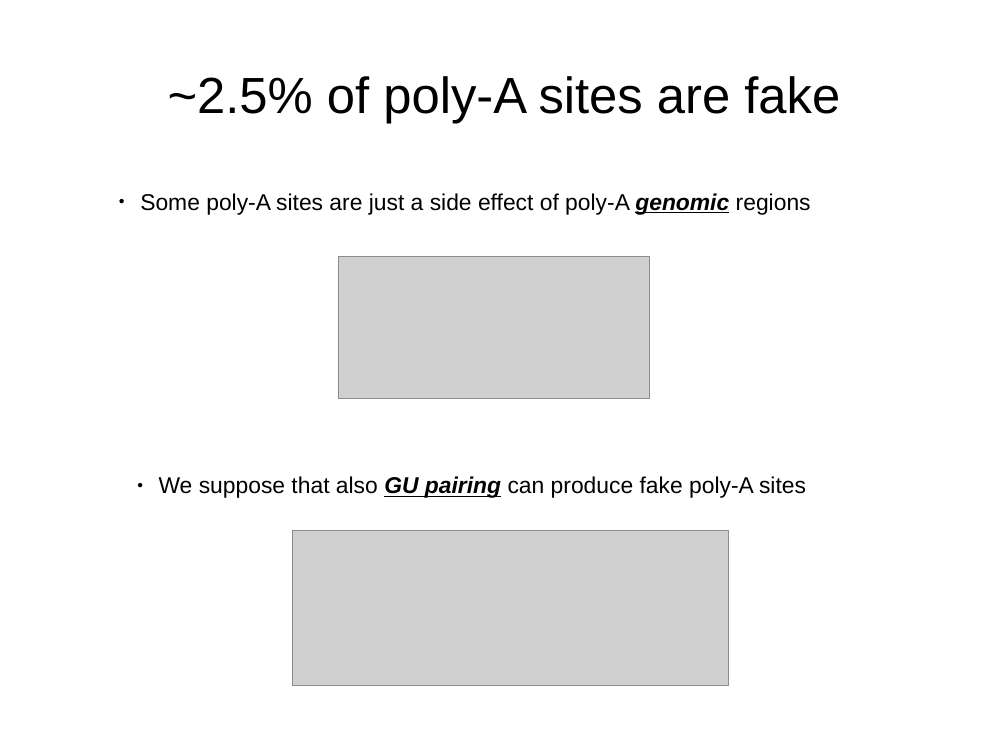
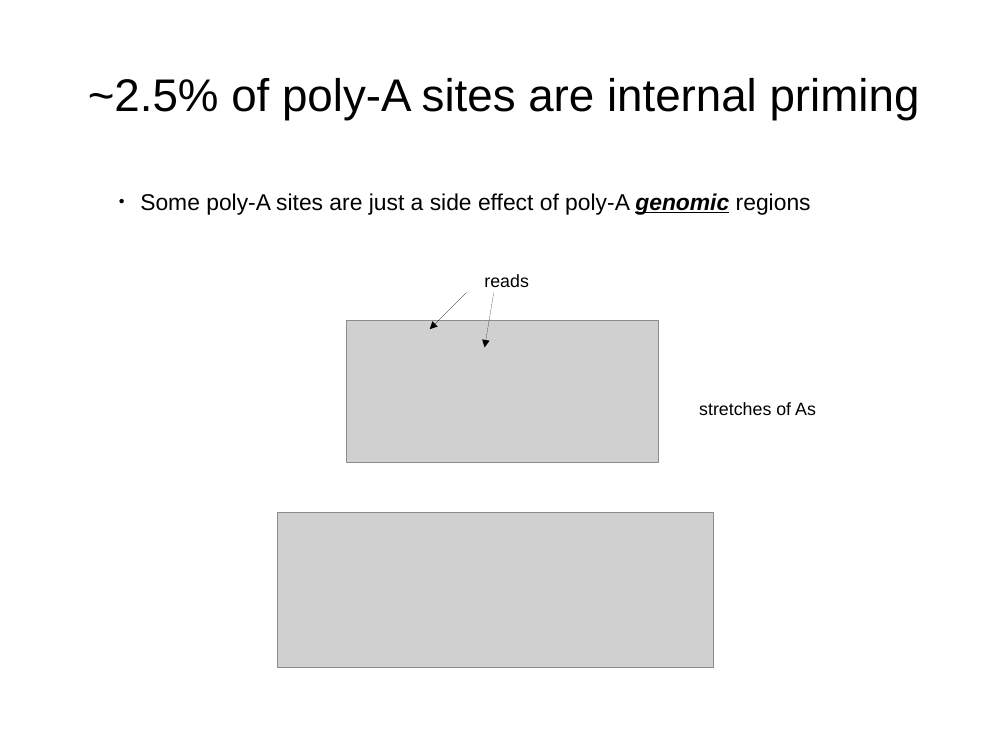
Before and after one commit to wilkinsonlab/m-oryzae-polya, a slide deck: slide 5 of doc/oryzae_data.odp (slide 3 before the commit). Drawn at 1008x756 pixels with LibreOffice and Linux fonts; fonts in the diff are those of the drawing; grey boxes stand for pictures. Boxes give left, top, right and bottom in pixels: in the first picture for what was removed or moved away, otherwise in the second. Text is boxed around its words. In the diff, an @@ line names an element or a change of style, - is before the commit and + after.

```diff
--- a/doc/oryzae_data.odp
+++ b/doc/oryzae_data.odp
@@ title at (88, 78, 920, 120): text changed; size 40 to 36 pt @@
-~2.5% of poly-A sites are fake
+~2.5% of poly-A sites are internal priming
@@ arrow added from (466, 293) to (430, 329), #000000 0 pt @@
@@ text added at (484, 274, 529, 287), 14 pt, text #000000 @@
+reads
@@ arrow added from (494, 293) to (485, 348), #000000 0 pt @@
@@ picture: place and size @@
-picture at (338, 256, 650, 399)
+picture at (347, 320, 659, 463)
@@ text added at (699, 402, 816, 415), 14 pt, text #000000 @@
+stretches of As
@@ text removed at (159, 476, 806, 498) @@
-● We suppose that also GU pairing can produce fake poly-A sites
@@ picture: place and size @@
-picture at (293, 531, 729, 686)
+picture at (277, 512, 713, 668)
```
Also in this commit, not shown: 21 other slides changed, 3 slides added, 10 other files.
